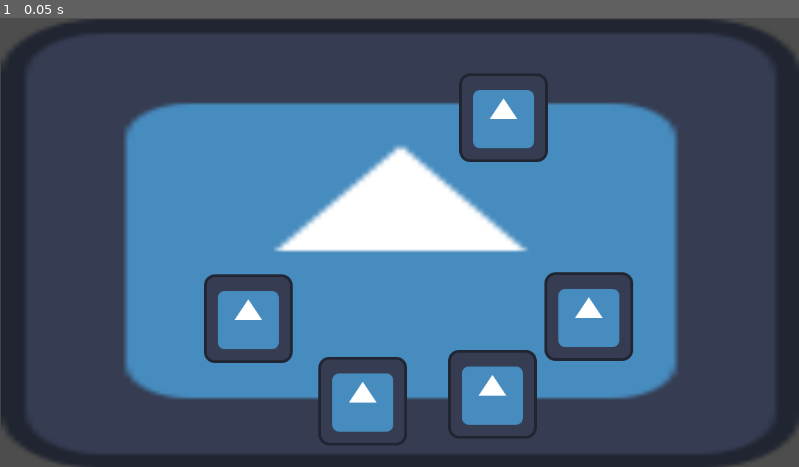
Above: before the commit, frame 1.
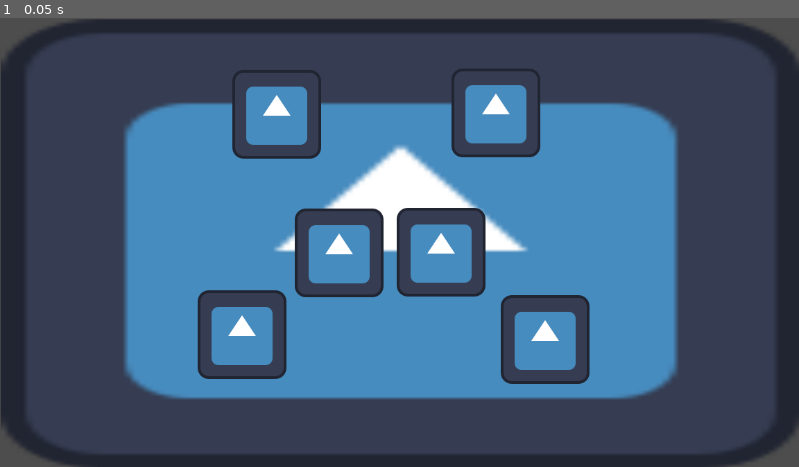
Above: after the commit, the same moment.

Repository: Artocus/Learn-Godot
Game: Godot game, scene res://node_2d.tscn
The game is run twice, just before and just after one commit, with the same random seed, the same clock (stepped at 60 frames per second) and the same inputs. The engine's default icon, where the game draws it, is replaced by a stand-in: a white triangle on a blue panel in a dark square.
Inputs:
- Up to frame 1 (0.05 s): no input

The runs differ from the first frame. In frame 1, 12% of the frame differs, in the area x 24-80%, y 11-96%.

Commit message:
Update node_2d.tscn
changed it

Diff:
--- a/node_2d.tscn
+++ b/node_2d.tscn
@@ -10,21 +10,25 @@
 texture = ExtResource("1_wtcfe")
 
 [node name="Icon2" type="Sprite2D" parent="."]
-position = Vector2(726, 144)
+position = Vector2(399, 139)
 texture = ExtResource("1_wtcfe")
 
 [node name="Icon3" type="Sprite2D" parent="."]
-position = Vector2(358, 434)
+position = Vector2(349, 457)
 texture = ExtResource("1_wtcfe")
 
 [node name="Icon4" type="Sprite2D" parent="."]
-position = Vector2(523, 553)
+position = Vector2(489, 339)
 texture = ExtResource("1_wtcfe")
 
 [node name="Icon5" type="Sprite2D" parent="."]
-position = Vector2(710, 543)
+position = Vector2(636, 338)
+texture = ExtResource("1_wtcfe")
+
+[node name="Icon5" type="Sprite2D" parent="Icon5"]
+position = Vector2(150, 126)
 texture = ExtResource("1_wtcfe")
 
 [node name="Icon6" type="Sprite2D" parent="."]
-position = Vector2(849, 431)
+position = Vector2(715, 137)
 texture = ExtResource("1_wtcfe")
